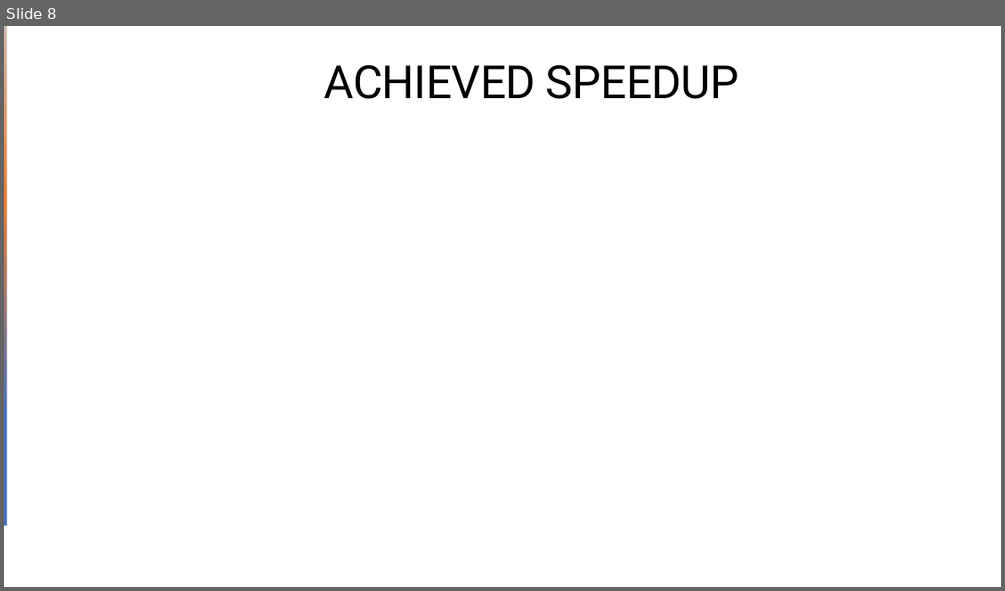
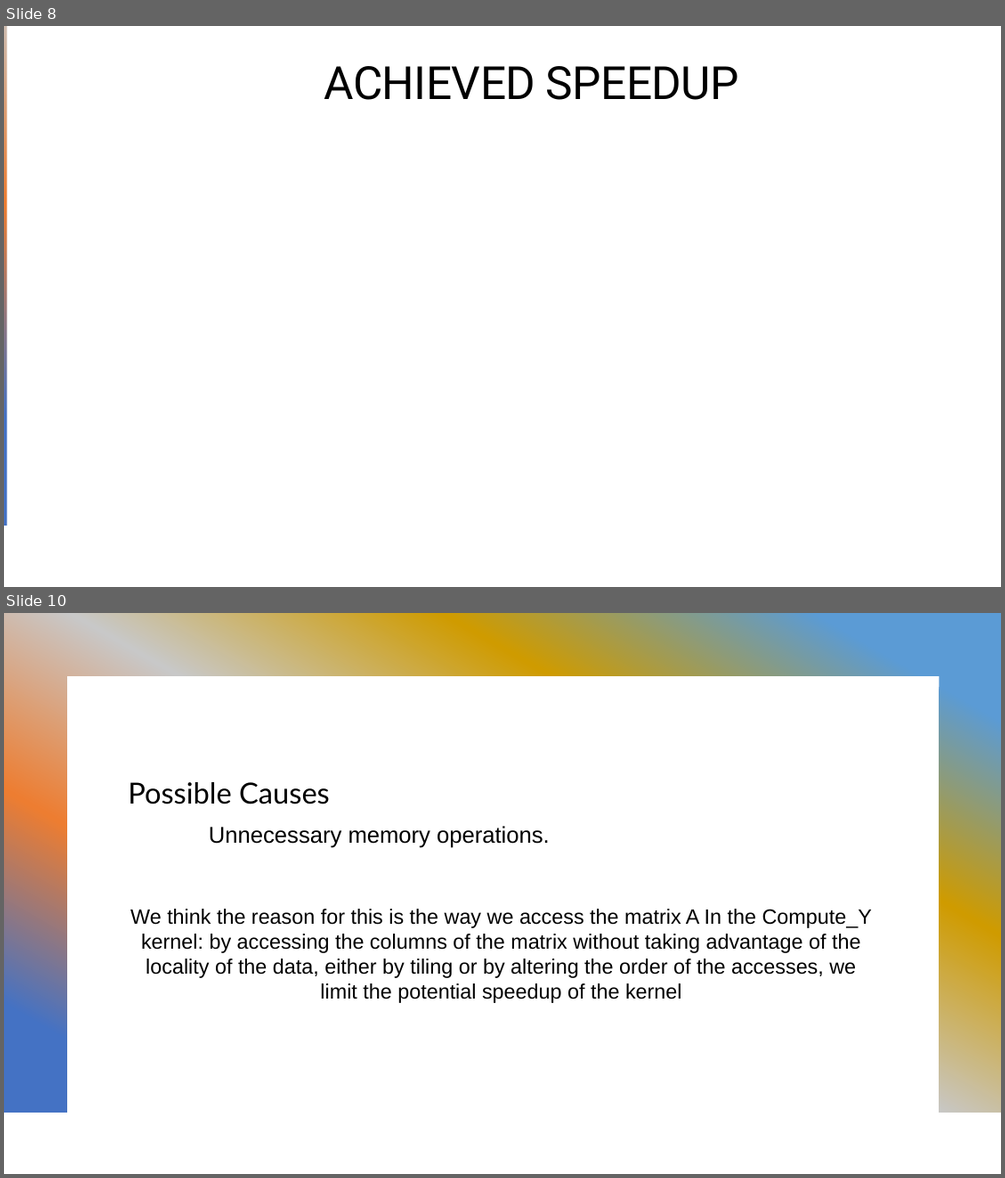
Before and after one commit to salor02/assignment-HPC, a slide deck: assignment-2/ATAX Problem Optimization.pptx. Shown one above the other, each under a label of ours: slide 8 before the commit, slides 8 and 10 after it; the slides between them are not shown. The pictures are 1005x591 and 1005x1178 pixels, drawn with LibreOffice and Linux fonts; fonts in the diff are those of the drawing. Boxes give left, top, right and bottom in pixels: in the first picture for what was removed or moved away, otherwise in the second. Text is boxed around its words. In the diff, an @@ line names an element or a change of style, - is before the commit and + after.

```diff
--- a/assignment-2/ATAX Problem Optimization.pptx
+++ b/assignment-2/ATAX Problem Optimization.pptx
@@ slide 10 added at (4, 613, 1001, 1174), background #FFFFFF; not listed: 1 template element that a slide beside it also shows @@
@@ text added at (128, 782, 330, 804), 28 pt, text #000000 @@
+Possible Causes
@@ text added at (130, 826, 872, 1003), 20 pt, text #000000 @@
+Unnecessary memory operations.
+We think the reason for this is the way we access the matrix A In the Compute_Y kernel: by accessing the columns of the matrix without taking advantage of the locality of the data, either by tiling or by altering the order of the accesses, we limit the potential speedup of the kernel
```
Also in this commit, not shown: 7 other slides changed, 3 other slides added, 1 slide removed.
